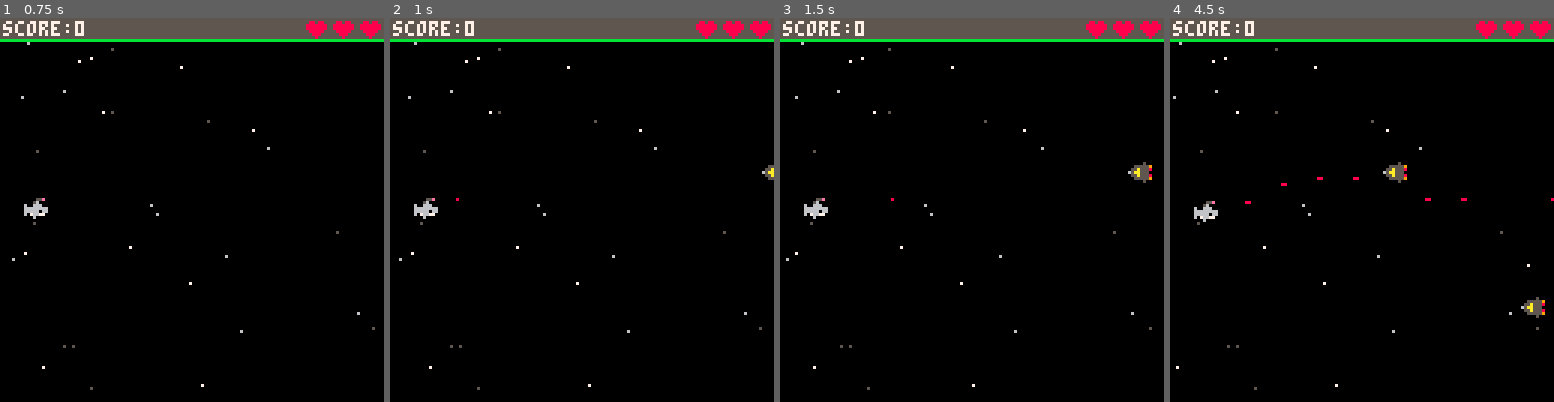
Above: before the commit, frames 1-4 (left to right).
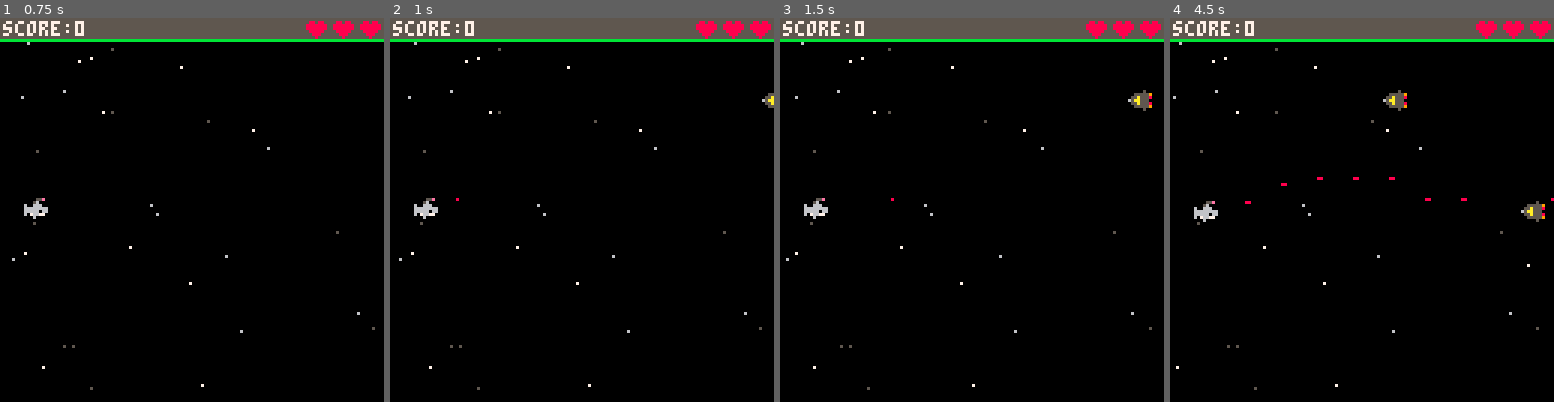
Above: after the commit, the same moments.

Repository: a2/shark-wars
Game: PICO-8 cartridge shark.p8
The game is run twice, just before and just after one commit, with the same random seed, the same clock (stepped at 60 frames per second) and the same inputs.
Inputs:
- Up to frame 1 (0.75 s): tap X (X key) at 0.33 s; tap O (Z key) at 0.7 s
- Up to frame 2 (1 s): no input
- Up to frame 3 (1.5 s): tap X (X key) at 1.07 s
- Up to frame 4 (4.5 s): tap O (Z key) every 0.4 s from 1.7 to 4.1 s; tap X (X key) at 1.85, 2.97, 4.08 s; hold Up 2.15-2.42 s; hold Down 3.63-3.97 s

Frame 1 is identical in both runs. In frame 2, 0.2% of the frame differs, in the area x 96-100%, y 19-43%; in frame 3, 0.4%; in frame 4, 0.9%, in the area x 55-98%, y 18-79%.

Commit message:
Fix unhittable enemies

Diff:
--- a/shark.p8
+++ b/shark.p8
@@ -198,7 +198,7 @@
 function game_init(mode)
   --gameplay view constraints
   mode.min_y=9
-  mode.max_y=128
+  mode.max_y=120
 
   --start score counter at zero
   mode.score=0
